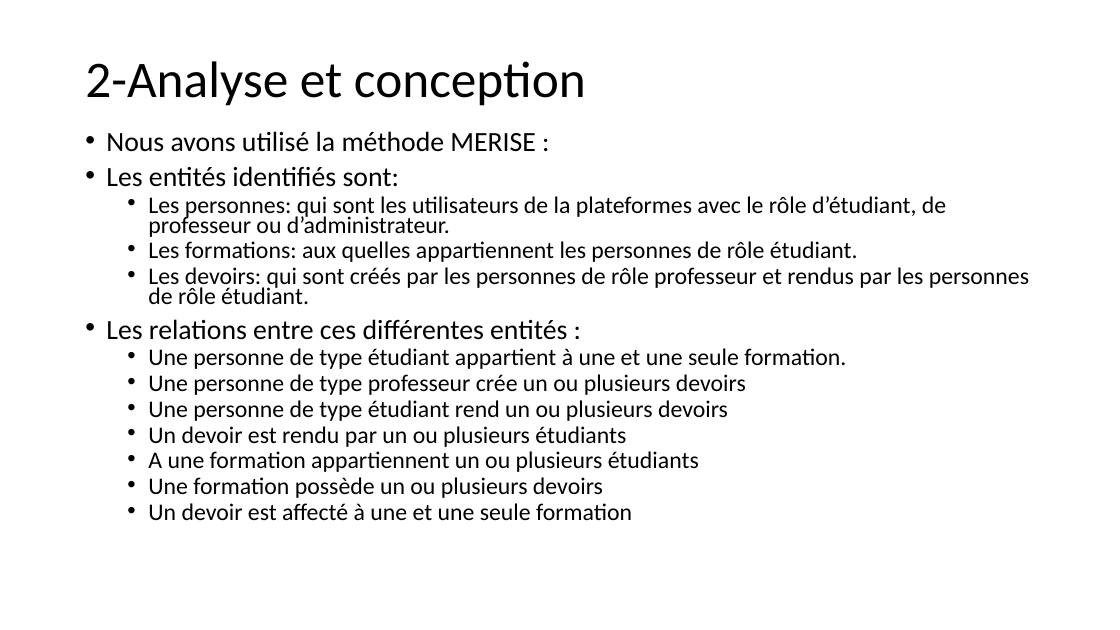
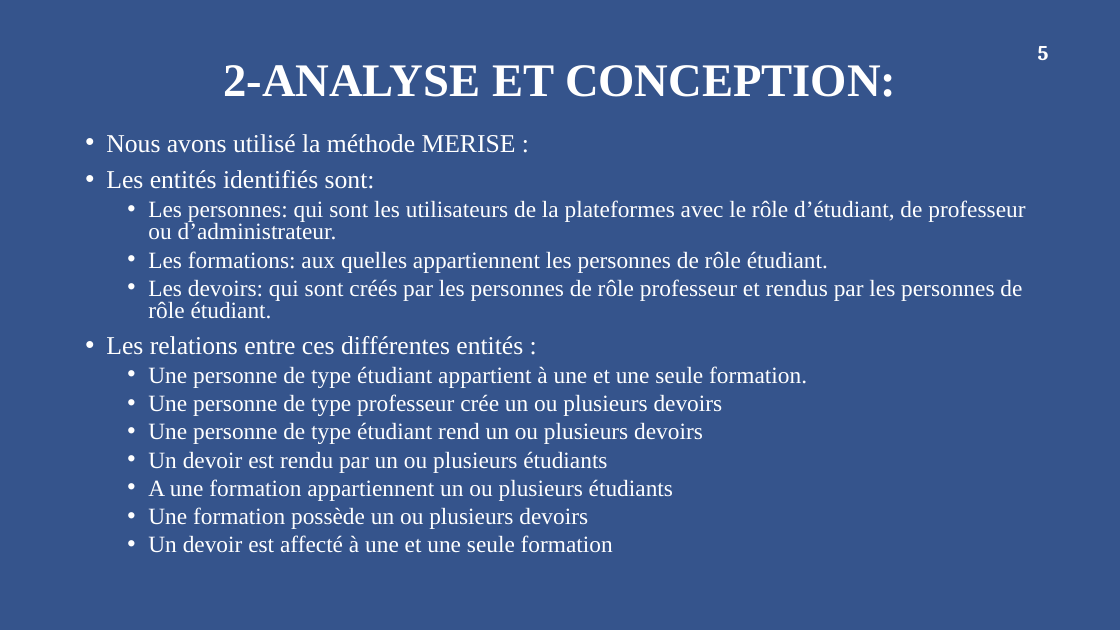
Before and after one commit to sowmangas/rendu-devoir, a slide deck: slide 5 of Documents/Presentation Application web de rendu de devoirs.pptx. Drawn at 1120x630 pixels with LibreOffice and Linux fonts; fonts in the diff are those of the drawing; background and template pictures are left out. Boxes give left, top, right and bottom in pixels: in the first picture for what was removed or moved away, otherwise in the second. Text is boxed around its words. In the diff, an @@ line names an element or a change of style, - is before the commit and + after.

```diff
--- a/Documents/Presentation Application web de rendu de devoirs.pptx
+++ b/Documents/Presentation Application web de rendu de devoirs.pptx
@@ background #FFFFFF to #36548C @@
@@ page number added at [1038, 46, 1049, 60], 18 pt, text #FFFFFF, bold @@
+5
@@ title at [223, 65, 896, 97]: text changed; size 44 to 40 pt; font Calibri to Times New Roman; text colour #000000 to #FFFFFF; bold on @@
-2-Analyse et conception
+2-ANALYSE ET CONCEPTION:
@@ text "Nous avons utilisé la méthode ..." at [106, 134, 1025, 552]: size 23.8 to 22 pt in "Nous avons utilisé la méthode MERISE :", "Les entités identifiés sont:", "Les relations entre ces différentes entités :"; font Calibri to Times New Roman, text colour #000000 to #FFFFFF; size 20.4 to 20 pt in "Les personnes: qui sont les utilisateurs de ...", "Les formations: aux quelles appartiennent les personnes ...", "Les devoirs: qui sont créés par les ...", "Une personne de type étudiant appartient à ..." and 6 more places; line spacing 0.7 to 0.8 @@
```
Also in this commit, not shown: 13 other slides changed, 3 other files.
